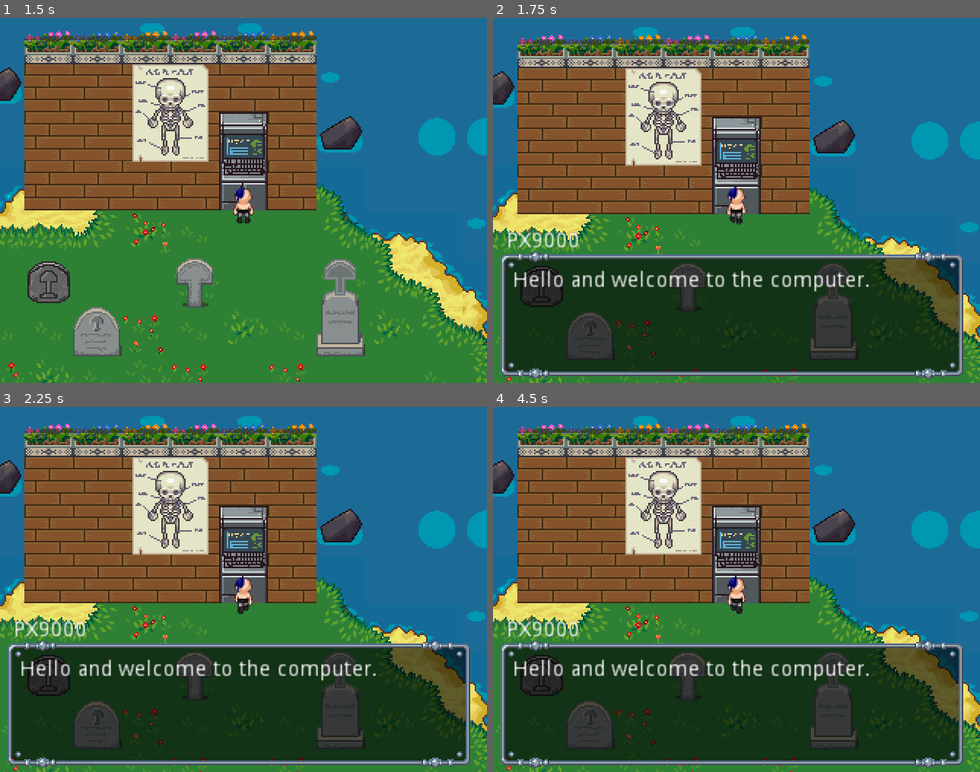
Above: before the commit, frames 1-4 (two rows, left to right).
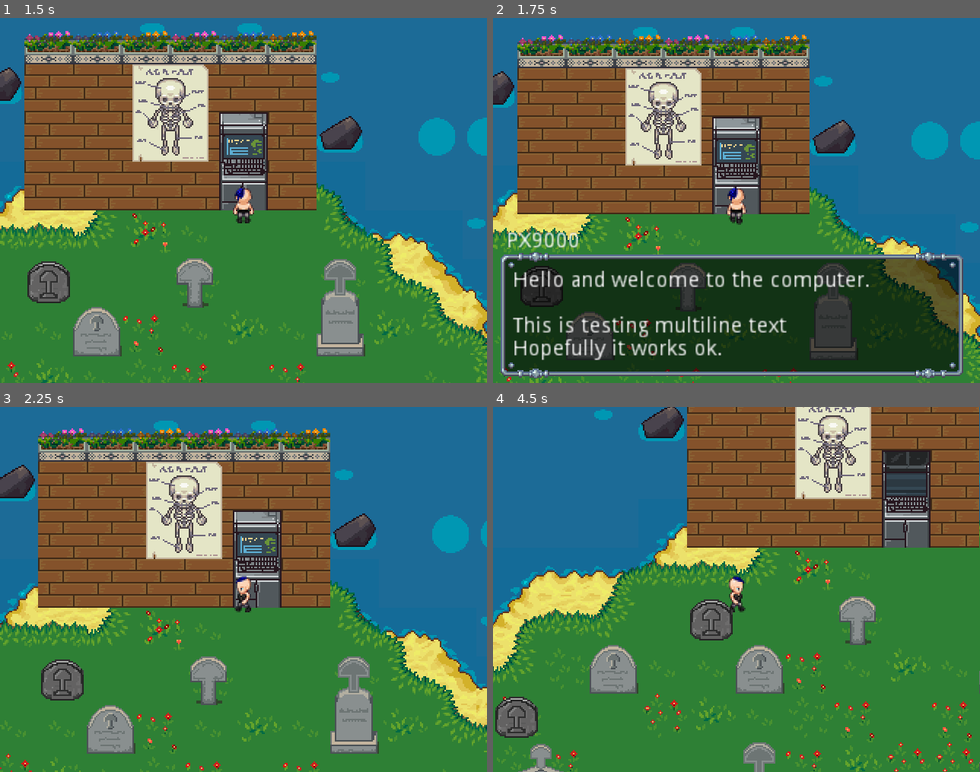
Above: after the commit, the same moments.

Repository: notnullgames/lol
Game: Godot game, scene res://maps/Demo.tscn
Two runs of this game, one before a commit and one after it. Both use one fixed random seed, a clock stepped at 60 frames per second and the inputs below.
Inputs:
- Up to frame 1 (1.5 s): tap Enter at 0.5 s; hold Z (ui_accept) 0.53-1.28 s; hold Up (ui_up) from 0.53 s (still down); tap Z (ui_accept) at 1.35 s
- Up to frame 2 (1.75 s): keep holding Up (ui_up); tap Z (ui_accept) at 1.52 s
- Up to frame 3 (2.25 s): tap Z (ui_accept) at 1.82 s; release Up (ui_up) at 2.03 s; hold Left (ui_left) from 2.03 s (still down); hold Z (ui_accept) from 2.03 s (still down)
- Up to frame 4 (4.5 s): release Z (ui_accept) at 2.78 s; tap Z (ui_accept) at 2.85, 3.02, 3.32, 4.35 s; release Left (ui_left) at 3.53 s; hold Down (ui_down) 3.53-4.28 s; hold Z (ui_accept) 3.53-4.28 s; hold Right (ui_right) from 4.28 s (still down)

Frame 1 is identical in both runs. In frame 2, 1.8% of the frame differs, in the area x 4-61%, y 81-94%; in frame 3, 56%; in frame 4, 86%, in the area x 0-100%, y 0-100%.

Commit message:
got computer working

Diff:
--- a/DialogControl.gd
+++ b/DialogControl.gd
@@ -13,8 +13,11 @@
 	if self.visible:
 		if event.is_action_pressed("ui_accept"):
 			scroll = scroll + max_lines
-			print(scroll)
-			$NinePatchRect/Text.scroll_to_line(scroll)
+			if scroll >= $NinePatchRect/Text.get_line_count():
+				self.visible = false
+				Global.player_can_move = true
+			else:
+				$NinePatchRect/Text.scroll_to_line(scroll)
 		if event.is_action_pressed("ui_cancel"):
 			self.visible = false
 			Global.player_can_move = true
@@ -24,7 +27,7 @@
 
 # this is exposed for Global.show_dialog
 func show_dialog(name, text, name_align):
-	scroll = 0
+	scroll = -4
 	self.visible = true
 	Global.player_can_move = false
 	if name_align == "left":
@@ -33,6 +36,6 @@
 		$Name.bbcode_text = "[right]%s[/right]" % name
 	if name_align == "center":
 		$Name.bbcode_text = "[center]%s[/center]" % name
-	$NinePatchRect/Text.bbcode_text = text + "\n\n"
+	$NinePatchRect/Text.bbcode_text = text + "\n\n\n"
 	$NinePatchRect/Text.scroll_to_line(scroll)
 	return self
--- a/Global.tscn
+++ b/Global.tscn
@@ -14,7 +14,6 @@
 margin_bottom = 238.125
 script = ExtResource( 3 )
 __meta__ = {
-"_edit_group_": true,
 "_edit_use_anchors_": false
 }
 
--- a/objects/Computer.gd
+++ b/objects/Computer.gd
@@ -5,9 +5,11 @@
 
 var touching = false
 
+var text = "Hello and welcome to the computer.\n\nThis is testing multiline text\nHopefully it works ok.\nThis should be after the first page."
+
 func _input(event):
 	if touching and event.is_action_pressed("ui_accept") and Global.player_can_move:
-		var dialog = Global.show_dialog("PX9000", "Hello and welcome to the computer.", "left")
+		var dialog = Global.show_dialog("PX9000", text, "left")
 
 func _on_Area2D_body_entered(body):
 	if body.name == "Player":
